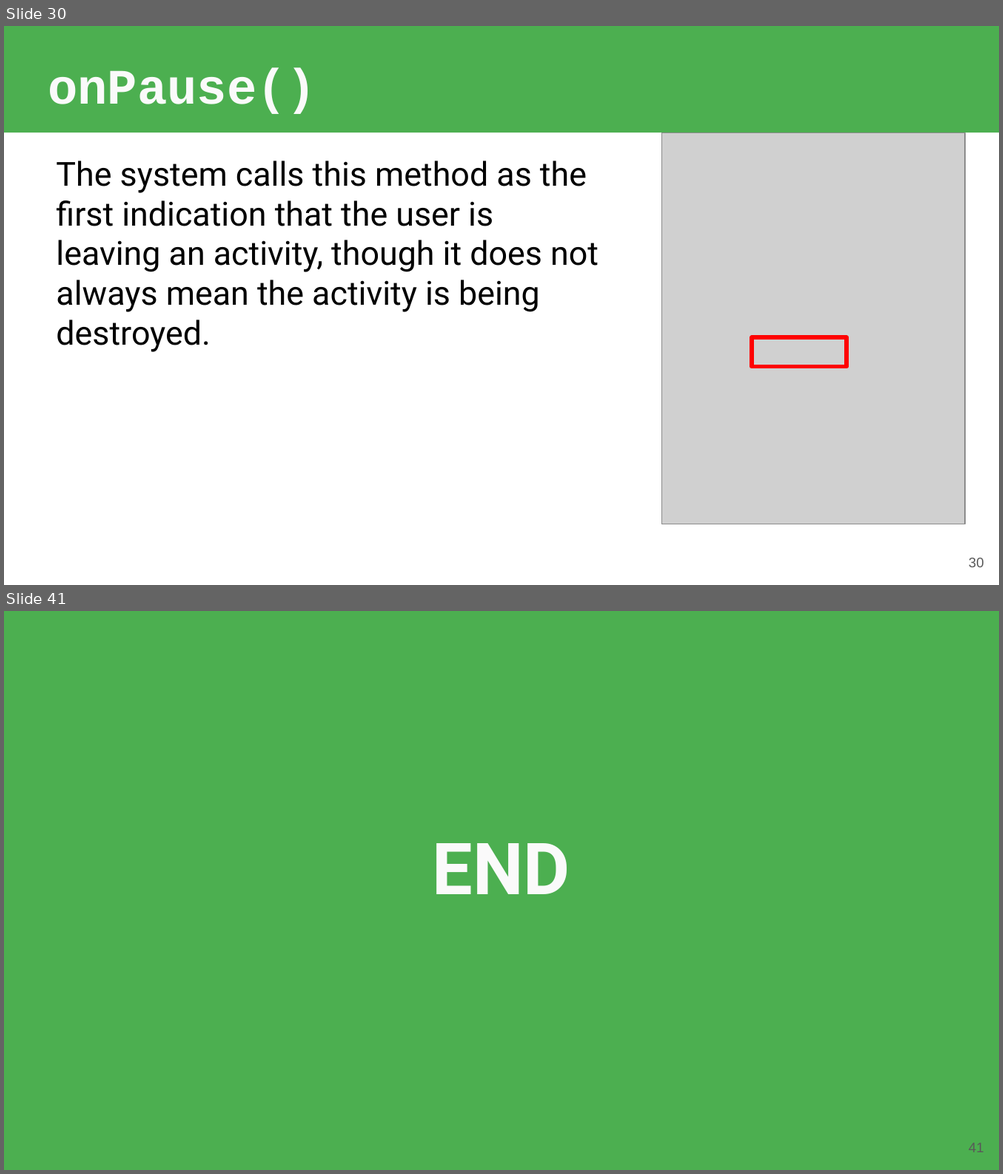
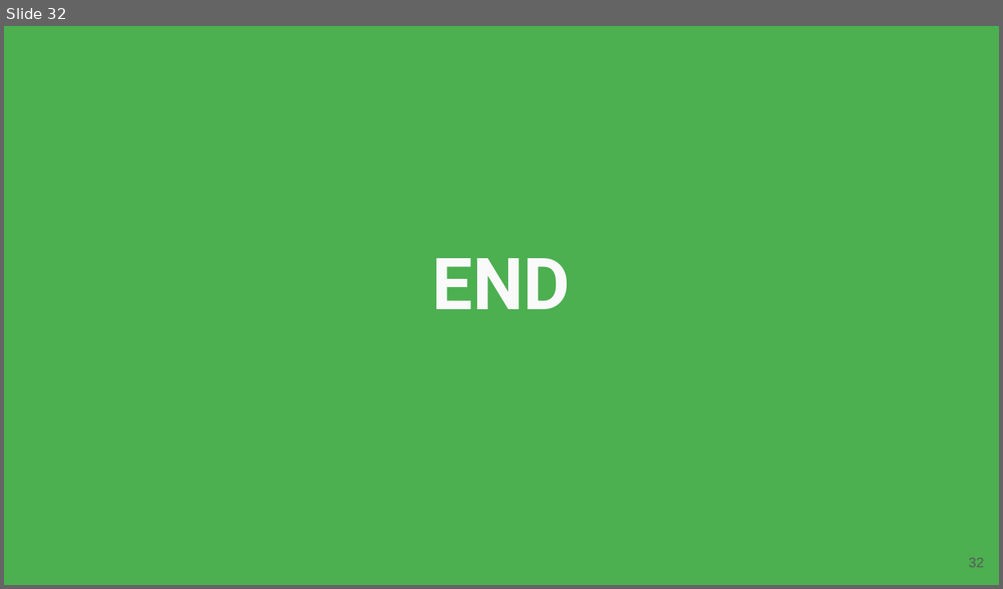
Before and after one commit to robitussin/CTAPDEVL, a slide deck: 3 - User Interface/Layout.pptx. Shown one above the other, each under a label of ours: slides 30 and 41 before the commit, slide 32 after it; the slides between them are not shown. The pictures are 1003x1174 and 1003x589 pixels, drawn with LibreOffice and Linux fonts; fonts in the diff are those of the drawing; grey boxes stand for pictures; background and template pictures are left out. Boxes give left, top, right and bottom in pixels: in the first picture for what was removed or moved away, otherwise in the second. Text is boxed around its words. In the diff, an @@ line names an element or a change of style, - is before the commit and + after.

```diff
--- a/3 - User Interface/Layout.pptx
+++ b/3 - User Interface/Layout.pptx
@@ slide 30 removed at (4,26,999,585), background #FFFFFF @@
@@ rectangle removed at (4,26,999,133) @@
@@ title removed at (48,68,316,114) @@
-onPause()
@@ picture removed at (661,133,965,526) @@
@@ text removed at (56,161,598,352) @@
-The system calls this method as the first indication that the user is leaving an activity, though it does not always mean the activity is being destroyed.
@@ rectangle removed at (751,338,845,366) @@
@@ page number removed at (968,558,984,568) @@
-30
@@ what was slide 41 is now slide 32 @@
@@ page number at (968,558,984,568): text changed @@
-41
+32
```
Also in this commit, not shown: 3 slides changed, 28 slides added, 36 other slides removed.
